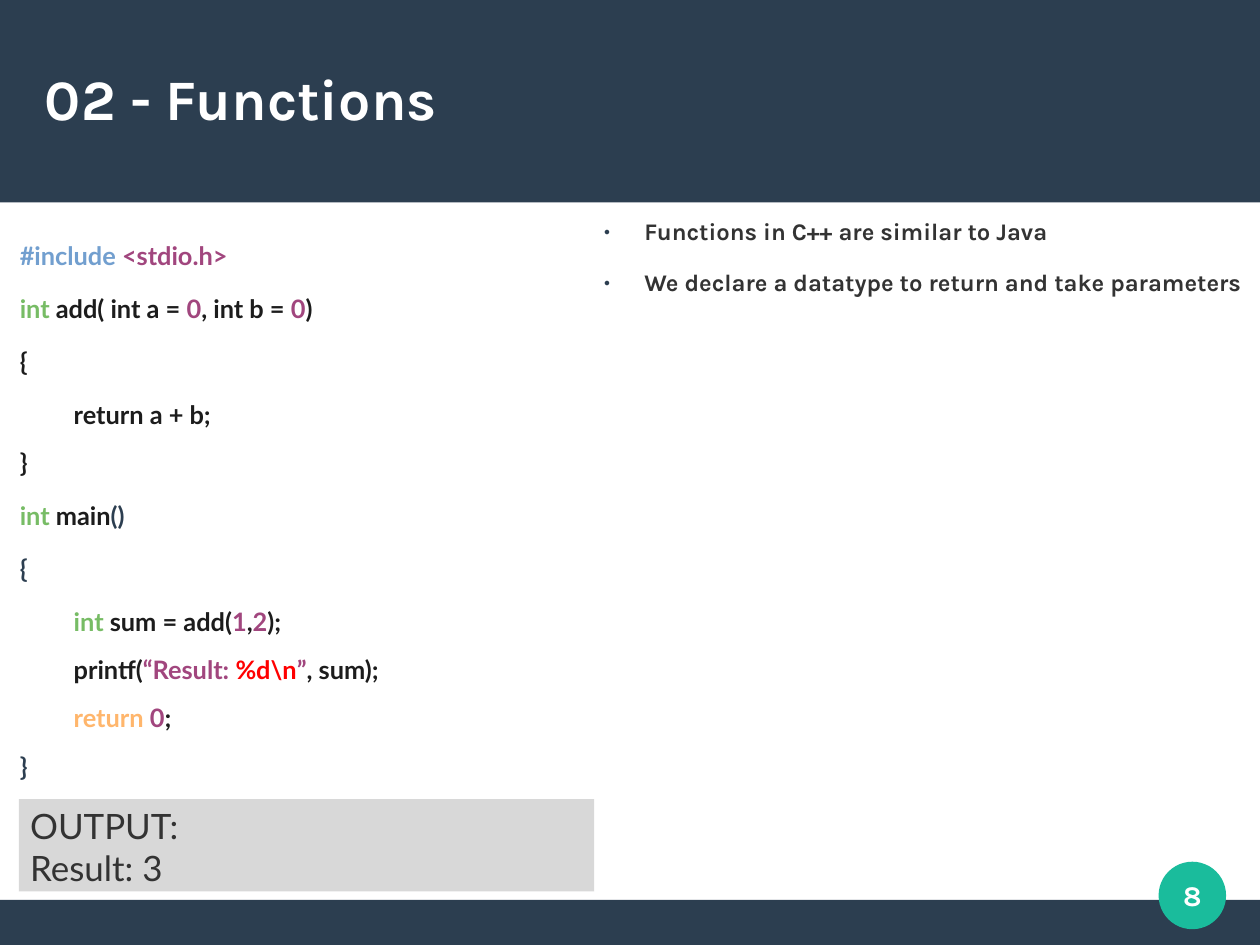
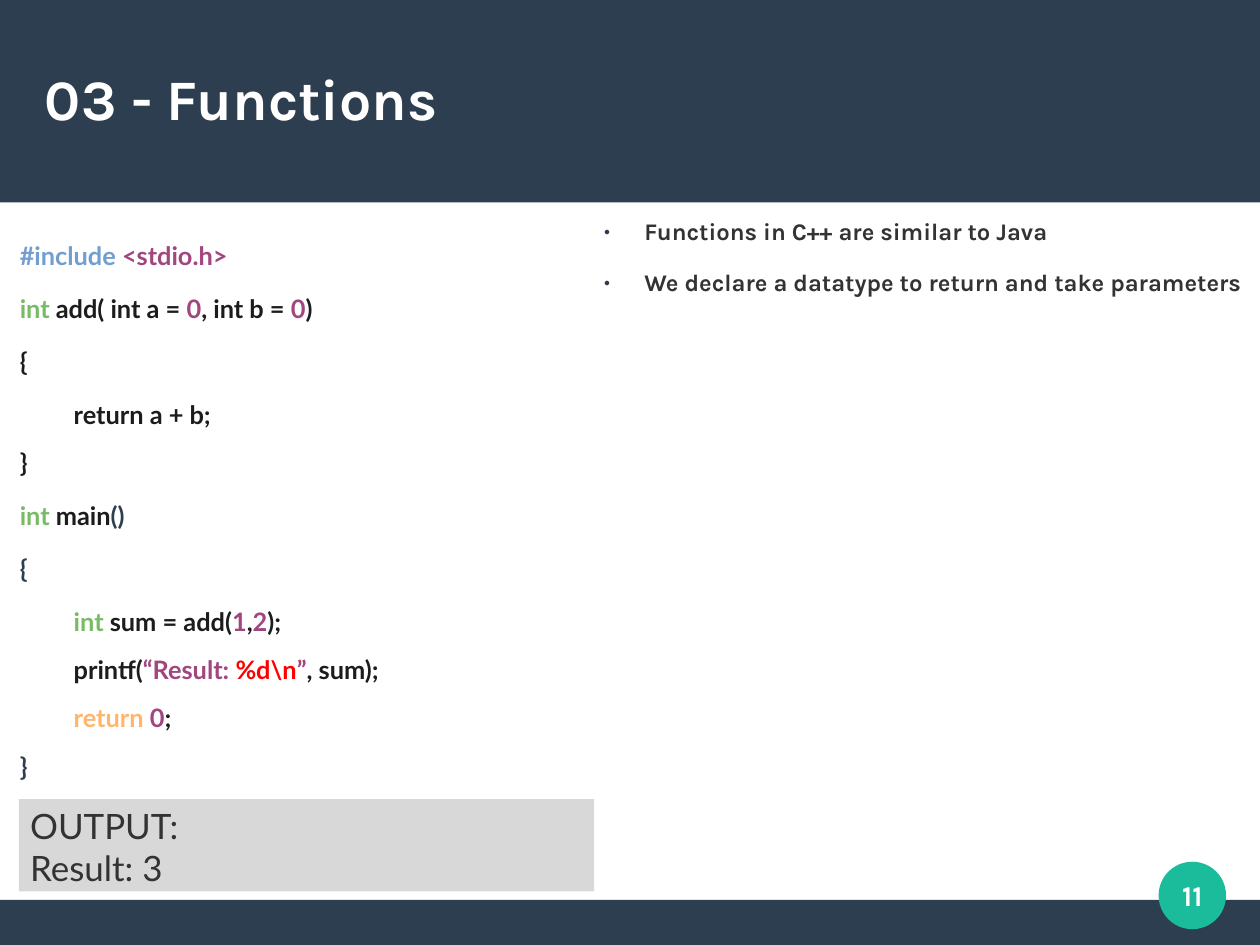
Before and after one commit to DuongTyler/CppCrashCourse, a slide deck: slide 11 of CPP.odp (slide 8 before the commit). Drawn at 1260x945 pixels with LibreOffice and Linux fonts; fonts in the diff are those of the drawing. Boxes give left, top, right and bottom in pixels: in the first picture for what was removed or moved away, otherwise in the second. Text is boxed around its words. In the diff, an @@ line names an element or a change of style, - is before the commit and + after.

```diff
--- a/CPP.odp
+++ b/CPP.odp
@@ title at (45,79,438,121): text changed @@
-02 - Functions
+03 - Functions
@@ page number at (1182,887,1202,906): text changed @@
-8
+11
```
Also in this commit, not shown: 5 other slides changed, 4 slides added, 2 other files.
